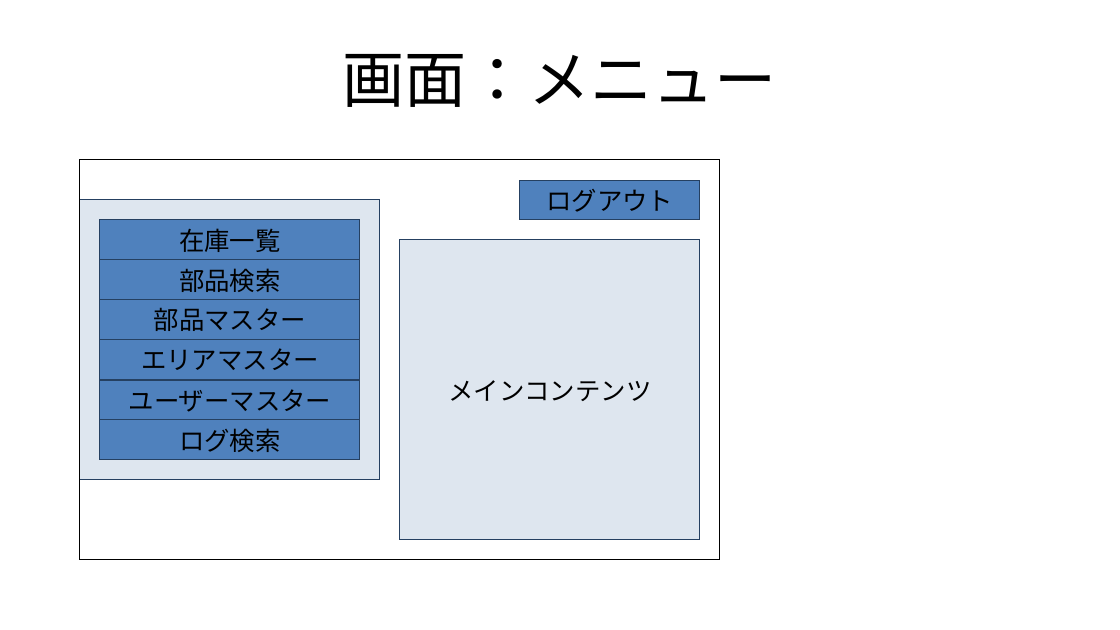
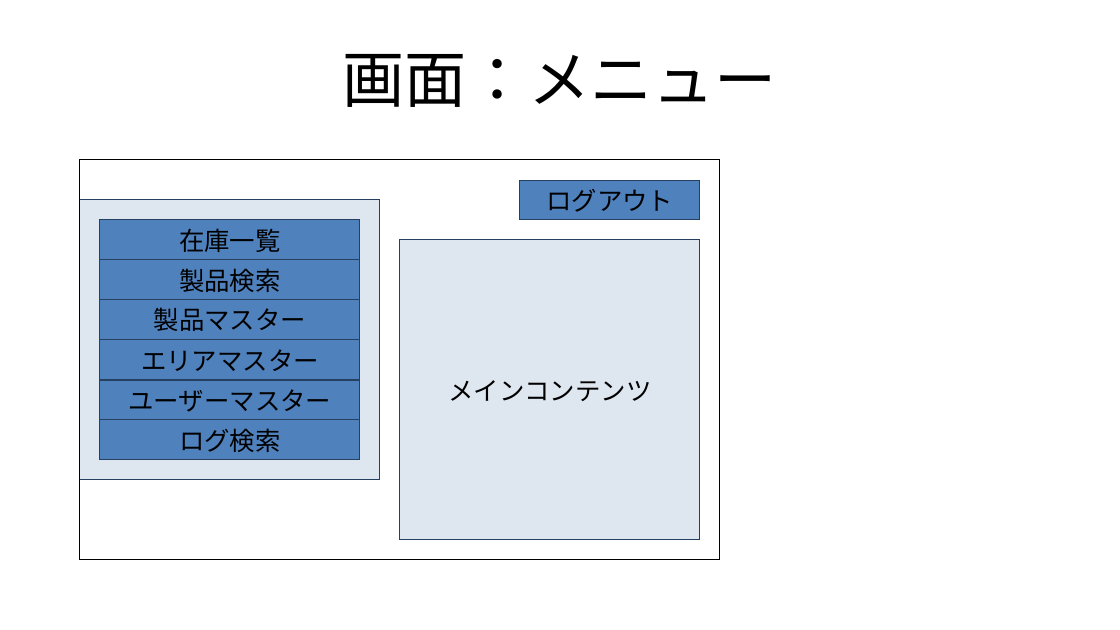
Before and after one commit to roja1988/88_WorkProduct, a slide deck: slide 8 of document/制作物_案.pptx. Drawn at 1120x630 pixels with LibreOffice and Linux fonts; fonts in the diff are those of the drawing. Boxes give left, top, right and bottom in pixels: in the first picture for what was removed or moved away, otherwise in the second. Text is boxed around its words. In the diff, an @@ line names an element or a change of style, - is before the commit and + after.

Commit message:
プラモデル在庫管理に変更、再度ナビメニューを共通部品化

```diff
--- a/document/制作物_案.pptx
+++ b/document/制作物_案.pptx
@@ text in rectangle at (x1=179, y1=268, x2=281, y2=292): text changed @@
-部品検索
+製品検索
@@ text in rectangle at (x1=154, y1=307, x2=306, y2=331): text changed @@
-部品マスター
+製品マスター
```
Also in this commit, not shown: 7 other slides changed, 20 other files.
